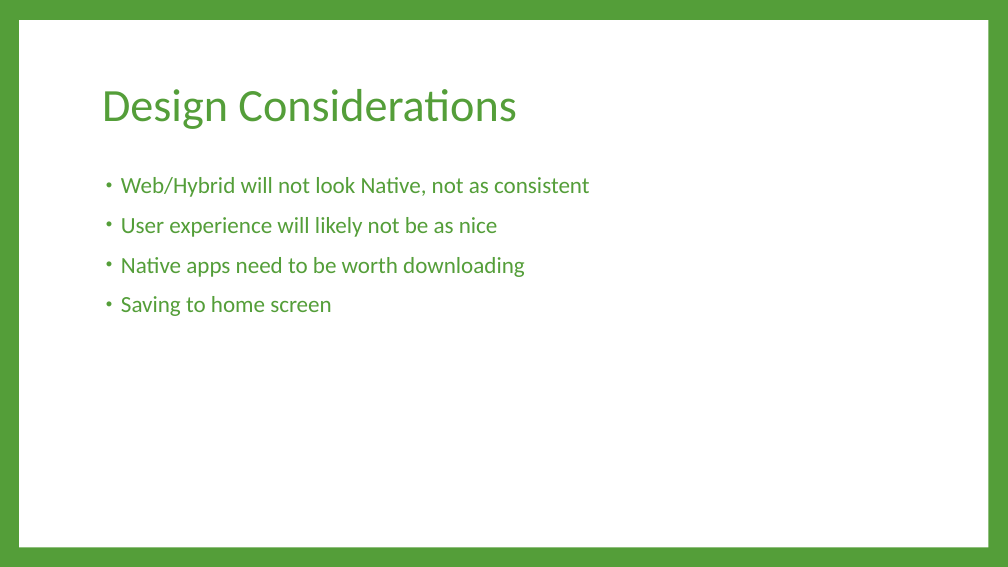
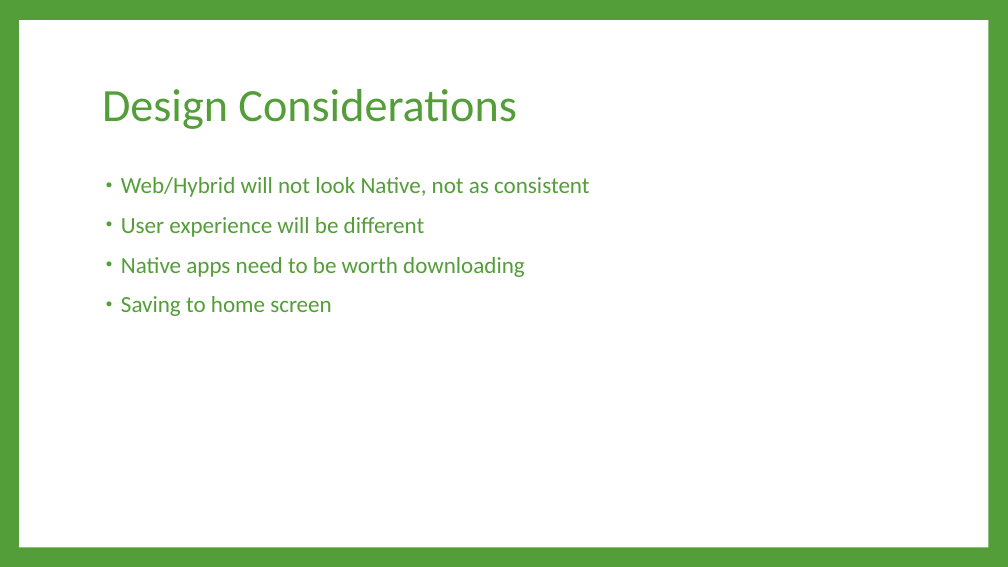
Before and after one commit to sep/WebApp, a slide deck: slide 7 of Mobile Development Strategies.pptx (slide 6 before the commit). Drawn at 1008x567 pixels with LibreOffice and Linux fonts; fonts in the diff are those of the drawing. Boxes give left, top, right and bottom in pixels: in the first picture for what was removed or moved away, otherwise in the second. Text is boxed around its words. In the diff, an @@ line names an element or a change of style, - is before the commit and + after.

Commit message:
Update powerpoint.

```diff
--- a/Mobile Development Strategies.pptx
+++ b/Mobile Development Strategies.pptx
@@ text at <box>121,217,425,237</box>: text changed @@
-• User experience will likely not be as nice
+• User experience will be different
```
Also in this commit, not shown: 2 slides added.
